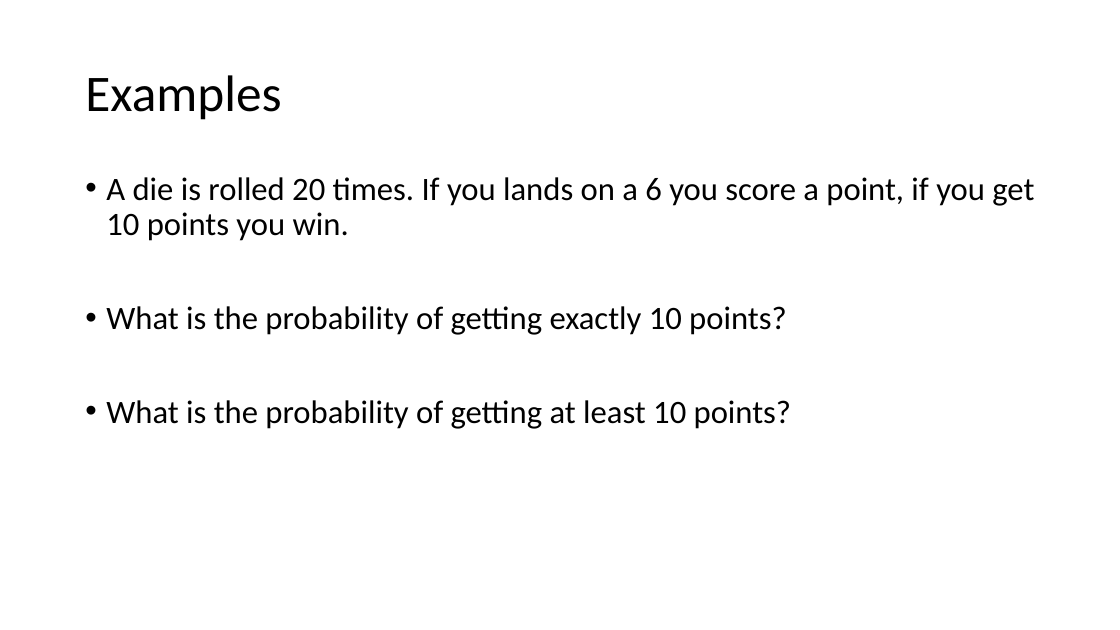
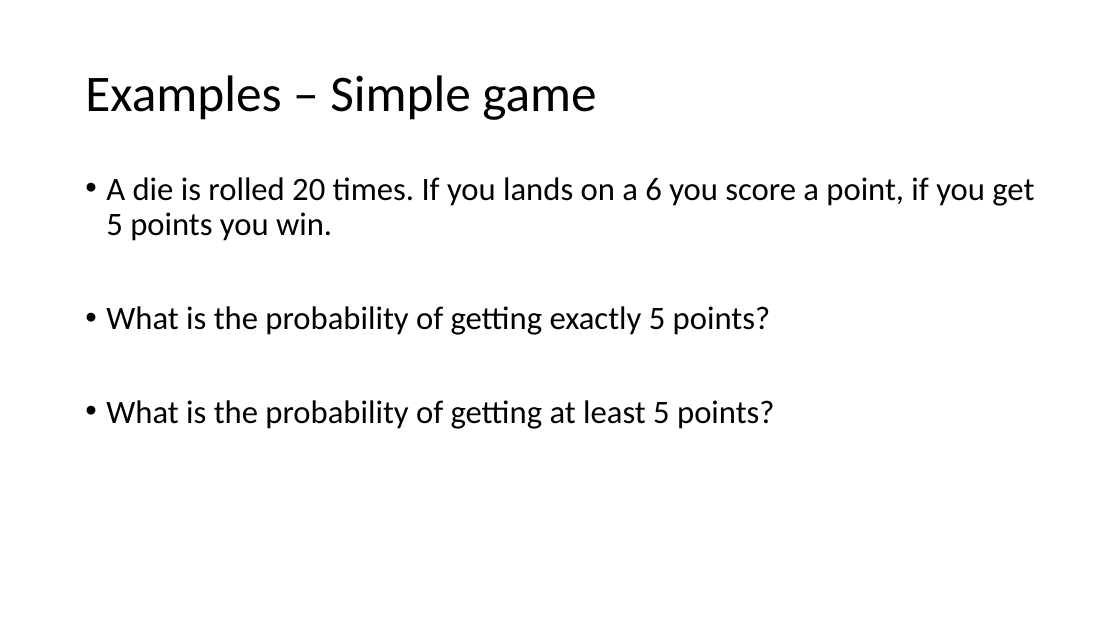
Before and after one commit to FlanFlanagan/misc_python, a slide deck: slide 7 of Distribution Examples.pptx. Drawn at 1120x630 pixels with LibreOffice and Linux fonts; fonts in the diff are those of the drawing. Boxes give left, top, right and bottom in pixels: in the first picture for what was removed or moved away, otherwise in the second. Text is boxed around its words. In the diff, an @@ line names an element or a change of style, - is before the commit and + after.

```diff
--- a/Distribution Examples.pptx
+++ b/Distribution Examples.pptx
@@ title at <box>85,75,596,120</box>: text changed @@
-Examples
+Examples – Simple game
@@ text at <box>106,177,1034,429</box>: text changed @@
-• A die is rolled 20 times. If you lands on a 6 you score a point, if you get 10 points you win.
-• What is the probability of getting exactly 10 points?
-• What is the probability of getting at least 10 points?
+• A die is rolled 20 times. If you lands on a 6 you score a point, if you get 5 points you win.
+• What is the probability of getting exactly 5 points?
+• What is the probability of getting at least 5 points?
```
Also in this commit, not shown: 5 other slides changed, 2 slides added, 11 other files.
